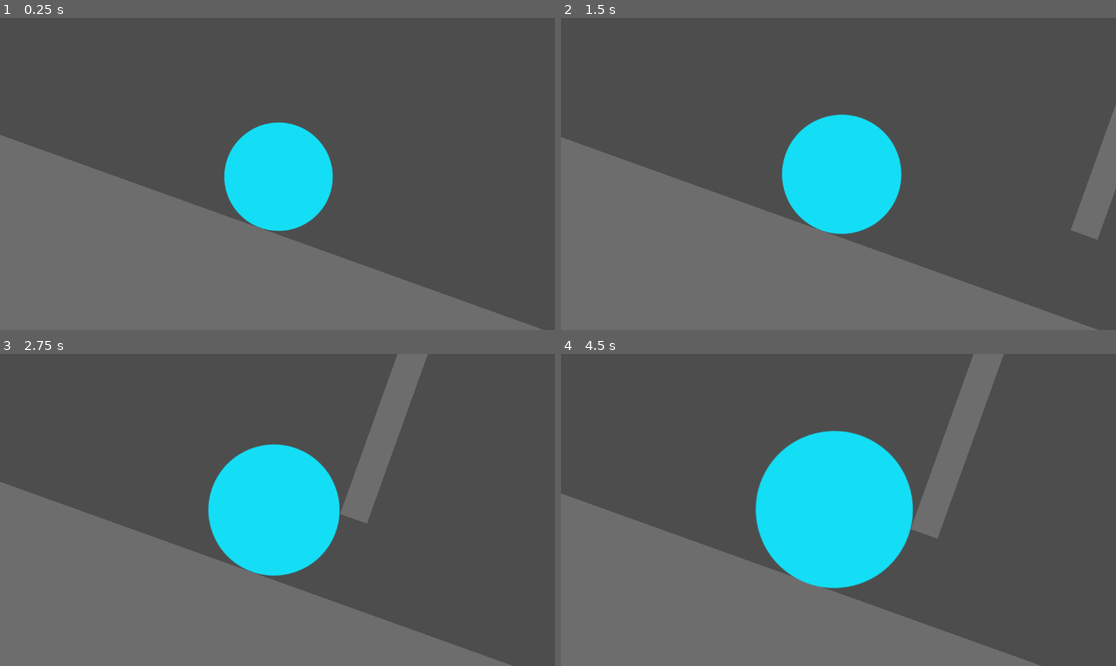
Above: before the commit, frames 1-4 (two rows, left to right).
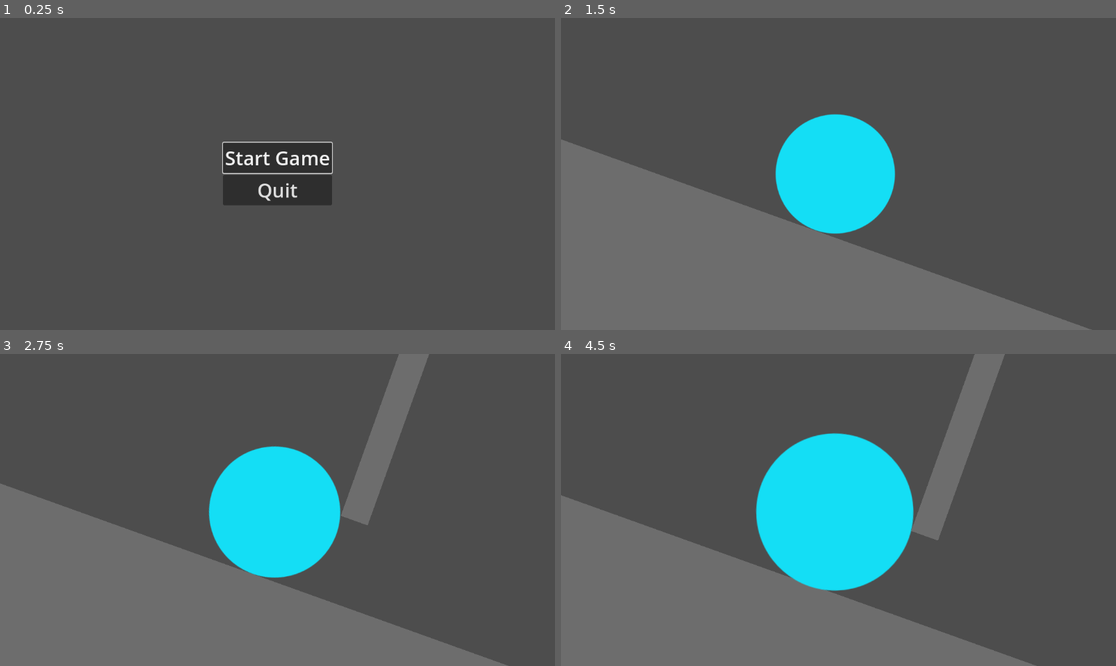
Above: after the commit, the same moments.

Repository: Firoty1/Rolling-Scales
Game: Godot game, scene res://scenes/start_menu.tscn
Two runs of this game, one before a commit and one after it. Both use one fixed random seed, a clock stepped at 60 frames per second and the inputs below. Before the commit the project starts from res://scenes/level_1.tscn.
Inputs (mouse positions are in pixels of both pictures, inside the frame that each line leads up to):
- Up to frame 1 (0.25 s): no input
- Up to frame 2 (1.5 s): click (838, 158) at 0.5 s, where only the run after the commit has a clickable "Start Game"; hold Up (grow) from 1.28 s (still down)
- Up to frame 3 (2.75 s): release Up (grow) at 2.03 s; tap Up (grow) at 2.1 s
- Up to frame 4 (4.5 s): hold Down (shrink) 2.78-3.53 s; tap Up (grow) at 3.05, 3.6 s; tap Enter at 3.5 s; tap Space at 4.25 s; hold Up (grow) from 4.28 s (still down)

The runs differ from the first frame. In frame 1, 36% of the frame differs, in the area x 0-98%, y 33-100%; in frame 2, 3.1%; in frame 3, 1.1%; in frame 4, 1.2%.

Commit message:
Add start menu and restart game on death

Diff:
--- a/project.godot
+++ b/project.godot
@@ -11,7 +11,7 @@
 [application]
 
 config/name="Rolling Scale"
-run/main_scene="res://scenes/level_1.tscn"
+run/main_scene="res://scenes/start_menu.tscn"
 config/features=PackedStringArray("4.2", "GL Compatibility")
 config/icon="res://assets/icon.svg"
 
--- a/scenes/ball.tscn
+++ b/scenes/ball.tscn
@@ -37,3 +37,5 @@
 scale_amount_max = 40.0
 scale_amount_curve = SubResource("Curve_vxr5x")
 color = Color(0.396078, 0.858824, 0.94902, 1)
+
+[connection signal="finished" from="CPUParticles2D" to="." method="_on_cpu_particles_2d_finished"]
--- /dev/null
+++ b/scenes/main_theme.tres
@@ -0,0 +1,4 @@
+[gd_resource type="Theme" format=3 uid="uid://om4baeju6rd8"]
+
+[resource]
+default_font_size = 40
--- /dev/null
+++ b/scenes/start_menu.gd
@@ -0,0 +1,16 @@
+extends CenterContainer
+
+@onready var start_button = %StartButton
+@onready var quit_button = %QuitButton
+
+
+# Called when the node enters the scene tree for the first time.
+func _ready():
+	start_button.grab_focus()
+
+func _on_start_button_pressed():
+	get_tree().change_scene_to_file("res://scenes/level_1.tscn")
+
+
+func _on_quit_button_pressed():
+	get_tree().quit()
--- /dev/null
+++ b/scenes/start_menu.tscn
@@ -0,0 +1,31 @@
+[gd_scene load_steps=3 format=3 uid="uid://c3mfe4tobaj1m"]
+
+[ext_resource type="Script" path="res://scenes/start_menu.gd" id="1_d5716"]
+[ext_resource type="Theme" uid="uid://om4baeju6rd8" path="res://scenes/main_theme.tres" id="1_por2g"]
+
+[node name="StartMenu" type="CenterContainer"]
+anchors_preset = 15
+anchor_right = 1.0
+anchor_bottom = 1.0
+grow_horizontal = 2
+grow_vertical = 2
+script = ExtResource("1_d5716")
+
+[node name="VBoxContainer" type="VBoxContainer" parent="."]
+layout_mode = 2
+
+[node name="StartButton" type="Button" parent="VBoxContainer"]
+unique_name_in_owner = true
+layout_mode = 2
+theme = ExtResource("1_por2g")
+theme_override_font_sizes/font_size = 40
+text = "Start Game"
+
+[node name="QuitButton" type="Button" parent="VBoxContainer"]
+unique_name_in_owner = true
+layout_mode = 2
+theme = ExtResource("1_por2g")
+text = "Quit"
+
+[connection signal="pressed" from="VBoxContainer/StartButton" to="." method="_on_start_button_pressed"]
+[connection signal="pressed" from="VBoxContainer/QuitButton" to="." method="_on_quit_button_pressed"]
--- a/scripts/ball.gd
+++ b/scripts/ball.gd
@@ -35,3 +35,7 @@
 func HitSpring():
 	if size <= 0:
 		apply_impulse(Vector2(0, -2500), Vector2(0, 100))
+
+
+func _on_cpu_particles_2d_finished():
+	get_tree().change_scene_to_file("res://scenes/start_menu.tscn")
